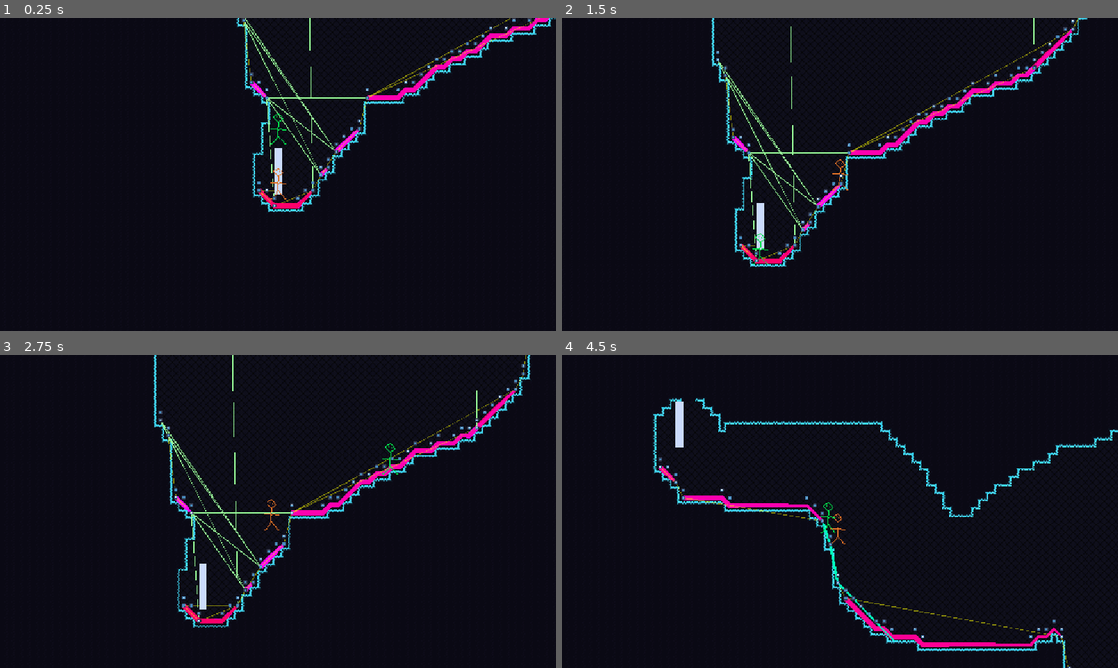
Above: before the commit, frames 1-4 (two rows, left to right).
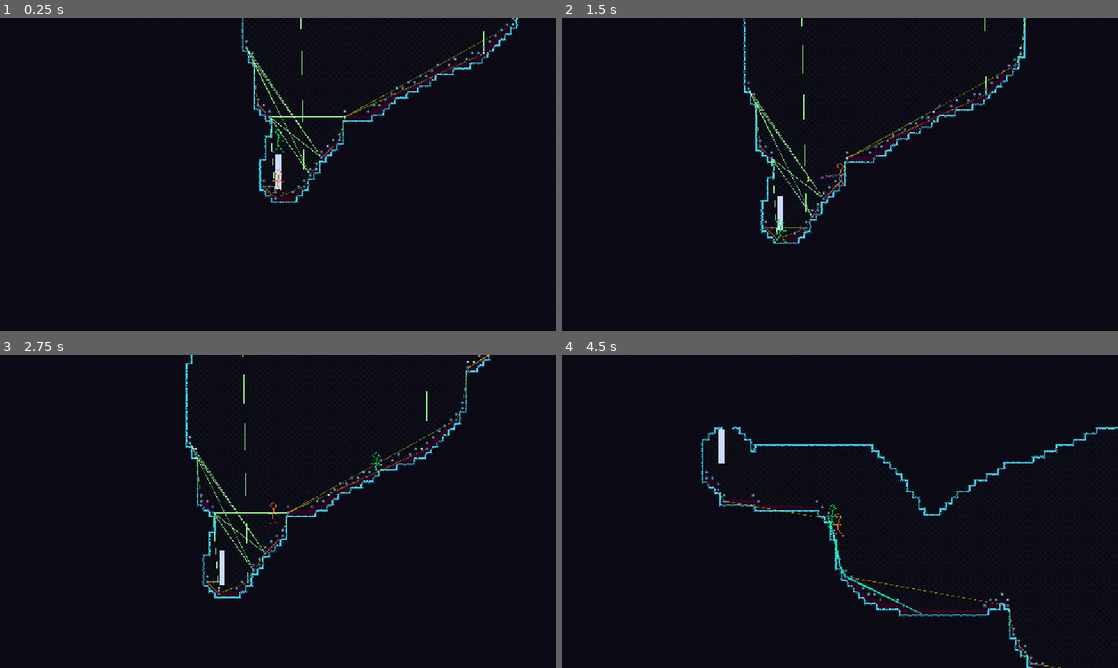
Above: after the commit, the same moments.

Repository: henreedev/exponential-climb
Game: Godot game, scene res://scenes/game.tscn
Two runs of this game, one before a commit and one after it. Both use one fixed random seed, a clock stepped at 60 frames per second and the inputs below. The engine's default icon, where the game draws it, is replaced by a stand-in: a white triangle on a blue panel in a dark square.
Inputs (mouse positions are in pixels of both pictures, inside the frame that each line leads up to):
- Up to frame 1 (0.25 s): no input
- Up to frame 2 (1.5 s): move the mouse to (962, 158) at 0.52 s; hold D (move_right) from 0.53 s (still down); right-click (962, 158) at 0.6 s; tap Space (jump) at 0.77 s; move the mouse to (728, 190) at 1.27 s; click (728, 190) at 1.35 s
- Up to frame 3 (2.75 s): tap Space (jump) at 1.52 s; right-click (166, 527) at 1.55 s; move the mouse to (333, 442) at 2.02 s; release D (move_right) at 2.03 s; hold A (move_left) from 2.03 s (still down); tap Middle mouse button (teleport_enemy) at 2.1 s; right-click (333, 442) at 2.3 s
- Up to frame 4 (4.5 s): move the mouse to (812, 574) at 2.77 s; release A (move_left) at 2.78 s; hold D (move_right) 2.78-4.28 s; tap R (test_generate_new_room) at 2.85 s; tap Space (jump) at 3.02, 3.77 s; right-click (812, 574) at 3.05 s; move the mouse to (1006, 558) at 3.52 s; right-click (1006, 558) at 3.6 s; move the mouse to (673, 464) at 4.27 s; hold A (move_left) from 4.28 s (still down); tap Q (toggle_loop) at 4.35 s

The runs differ from the first frame. In frame 1, 4.1% of the frame differs, in the area x 42-100%, y 0-62%; in frame 2, 4.8%; in frame 3, 5.1%; in frame 4, 5.4%, in the area x 16-100%, y 13-100%.

Commit message:
playtest adjustments

Diff:
--- a/autoload/pathfinding.gd
+++ b/autoload/pathfinding.gd
@@ -37,6 +37,7 @@
 	# If it's faster to path directly towards the start or end instead of the next point,
 	# do so only if that node doesn't have a wall or drop in the direction of start/end
 	print("Finding path from ", start_pos, " to ", end_pos)
+	var time = Time.get_ticks_usec()
 	var start_point = graph.get_closest_point(start_pos)
 	var end_point = graph.get_closest_point(end_pos)
 	print("Points: ", start_point, " to ", end_point)
@@ -87,6 +88,7 @@
 			last_debug_pos = pos
 		tile_map_layer.add_child(line)
 	print("Actions: ", actions)
+	print("Found path in ", Time.get_ticks_usec() - time, " us")
 	return actions
 
 func update_graph():
@@ -316,7 +318,7 @@
 		if show_lines:
 			if not line:
 				line = LINE_SCENE.instantiate()
-				line.default_color = Color.from_hsv(randf() * 0.2 + 0.8, 1, 1)
+				line.default_color = Color.from_hsv(randf() * 0.2 + 0.8, 1, 0.2)
 				line.modulate.a = 1.0
 				line.width = 5
 			line.add_point(curr_pos)
--- a/scenes/player/player.tscn
+++ b/scenes/player/player.tscn
@@ -8,7 +8,6 @@
 
 [node name="Player" type="CharacterBody2D"]
 collision_mask = 20
-slide_on_ceiling = false
 floor_constant_speed = true
 floor_max_angle = 1.39626
 floor_snap_length = 4.0
@@ -22,7 +21,7 @@
 texture = ExtResource("2_dovo2")
 
 [node name="Camera2D" type="Camera2D" parent="."]
-zoom = Vector2(2, 2)
+zoom = Vector2(1.5, 1.5)
 process_callback = 0
 position_smoothing_enabled = true
 position_smoothing_speed = 9.23
--- a/scripts/utilities/tilepath.gd
+++ b/scripts/utilities/tilepath.gd
@@ -188,6 +188,7 @@
 				var coord_offset = Vector2i(dx, dy)
 				var coord = path_coord + coord_offset
 				var dist = euclidean_dist(path_coord, coord)
+				#var dist = manhattan_dist(path_coord, coord)
 
 				if dist <= radius: # Remove tiles on the inside of the circle
 					top_edge_set.erase(coord)
--- a/scripts/weapons/grapple_hook/grapple_hook.gd
+++ b/scripts/weapons/grapple_hook/grapple_hook.gd
@@ -6,7 +6,7 @@
 var hook : Hook
 const hook_speed := 700.0
 #const max_length := 175.0
-const max_length := 400.0
+const max_length := 200.0
 var attached := false
 var retracting := false
 
